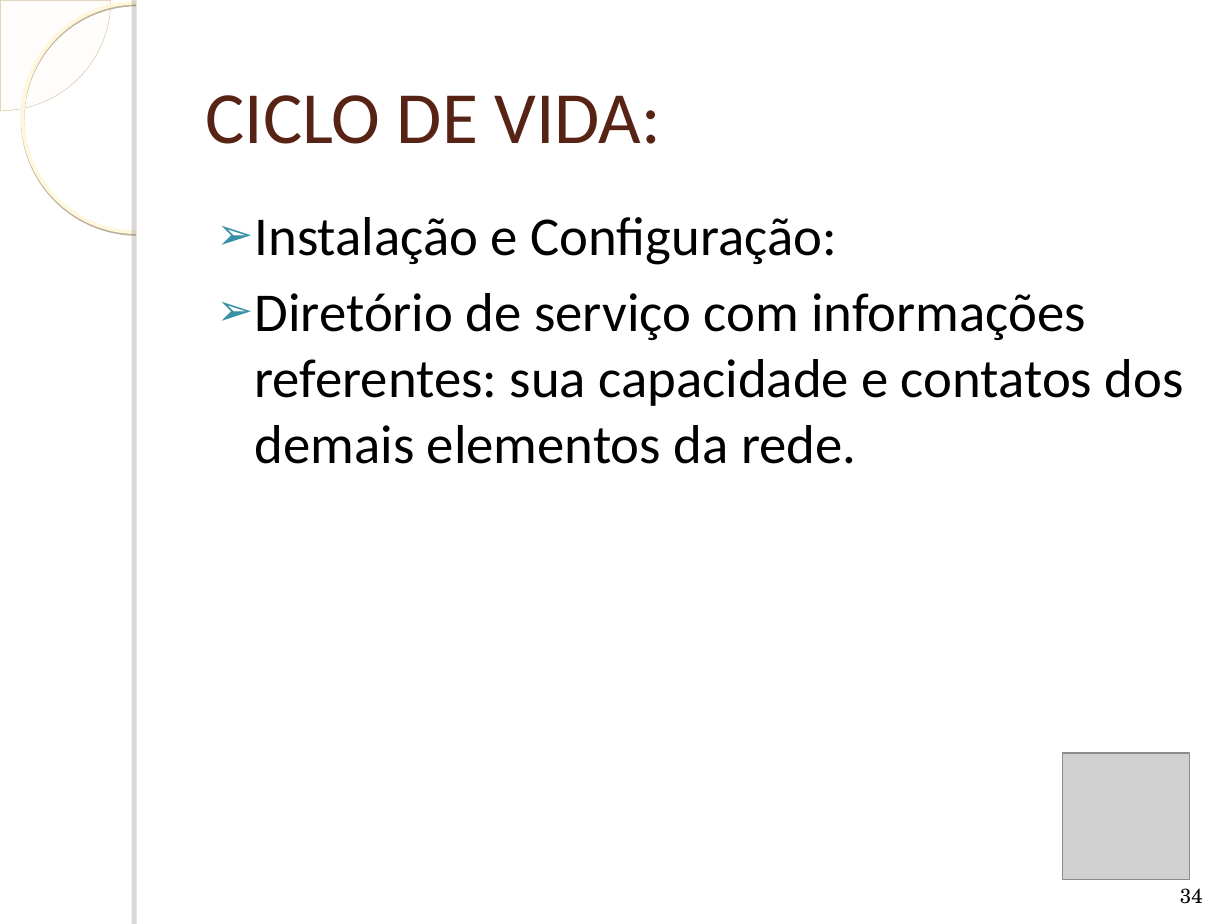
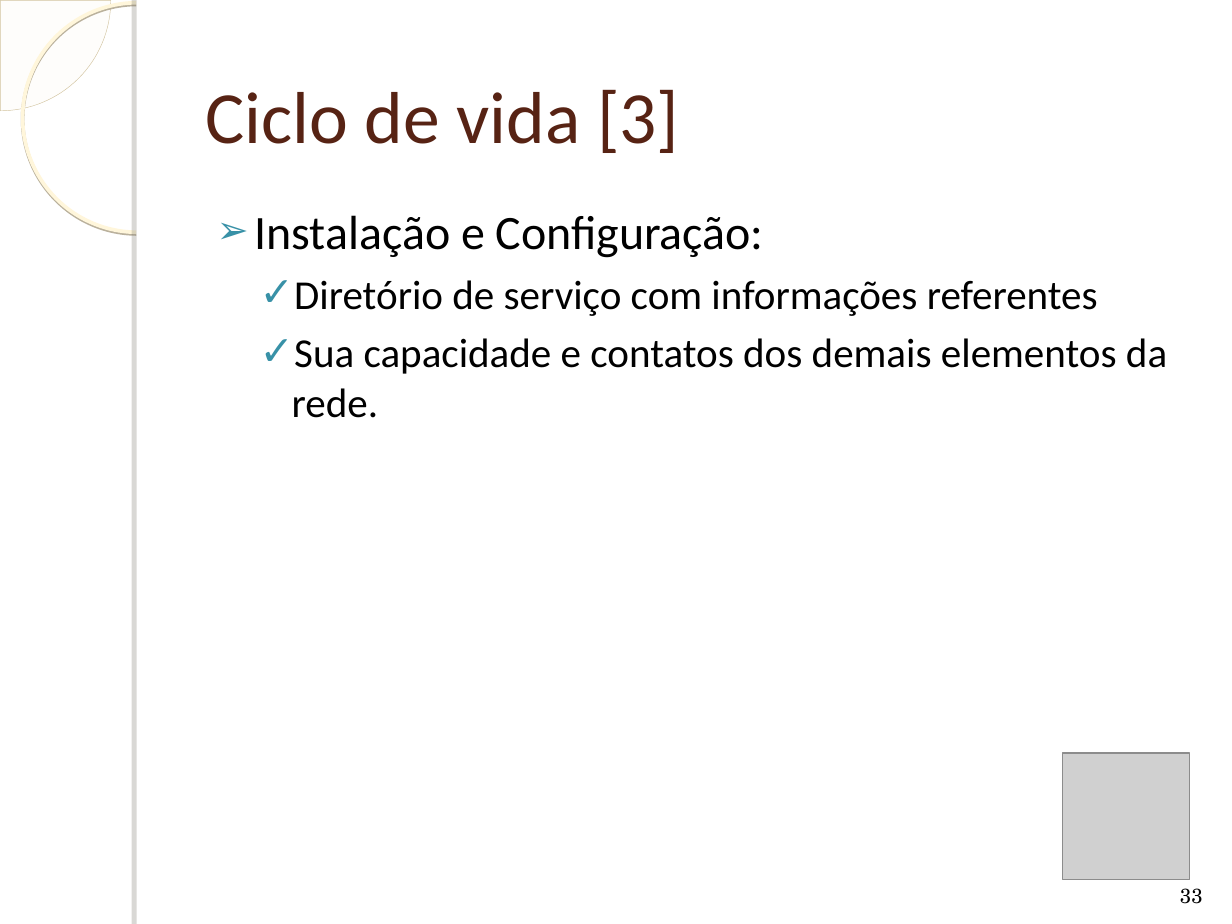
Before and after one commit to humbertogaliza/relatorio-mob655, a slide deck: slide 33 of Apresentação Redes Autonômicas.ppt (slide 34 before the commit). Drawn at 1232x924 pixels with LibreOffice and Linux fonts; fonts in the diff are those of the drawing; grey boxes stand for pictures; background and template pictures are left out. Boxes give left, top, right and bottom in pixels: in the first picture for what was removed or moved away, otherwise in the second. Text is boxed around its words. In the diff, an @@ line names an element or a change of style, - is before the commit and + after.

```diff
--- a/Apresentação Redes Autonômicas.ppt
+++ b/Apresentação Redes Autonômicas.ppt
@@ title at (205,89,679,153): text changed @@
-CICLO DE VIDA:
+Ciclo de vida [3]
@@ text at (255,215,764,258): size 32 to 28 pt in "Instalação e Configuração:" @@
@@ text at (292,280,1167,418): text changed; size 32 to 24 pt @@
-➢ Diretório de serviço com informações referentes: sua capacidade e contatos dos demais elementos da rede.
+  ✓ Diretório de serviço com informações referentes
+  ✓ Sua capacidade e contatos dos demais elementos da rede.
@@ page number at (1180,888,1203,904): text changed @@
-34
+33
```
Also in this commit, not shown: 18 other slides changed, 3 slides added, 3 slides removed, 2 other files.
